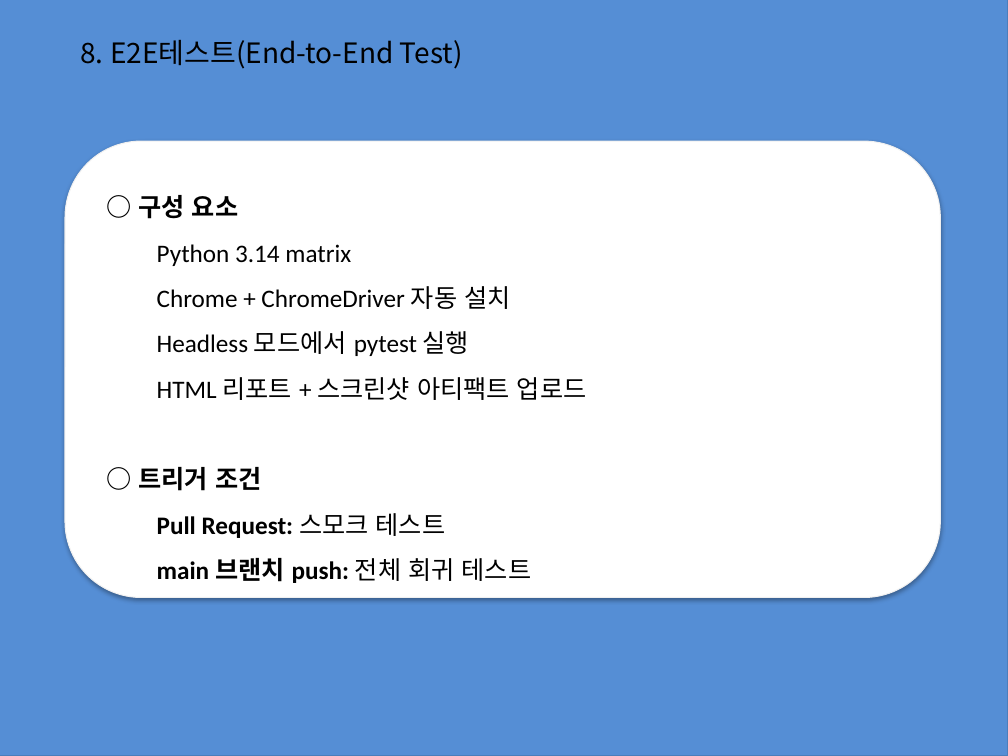
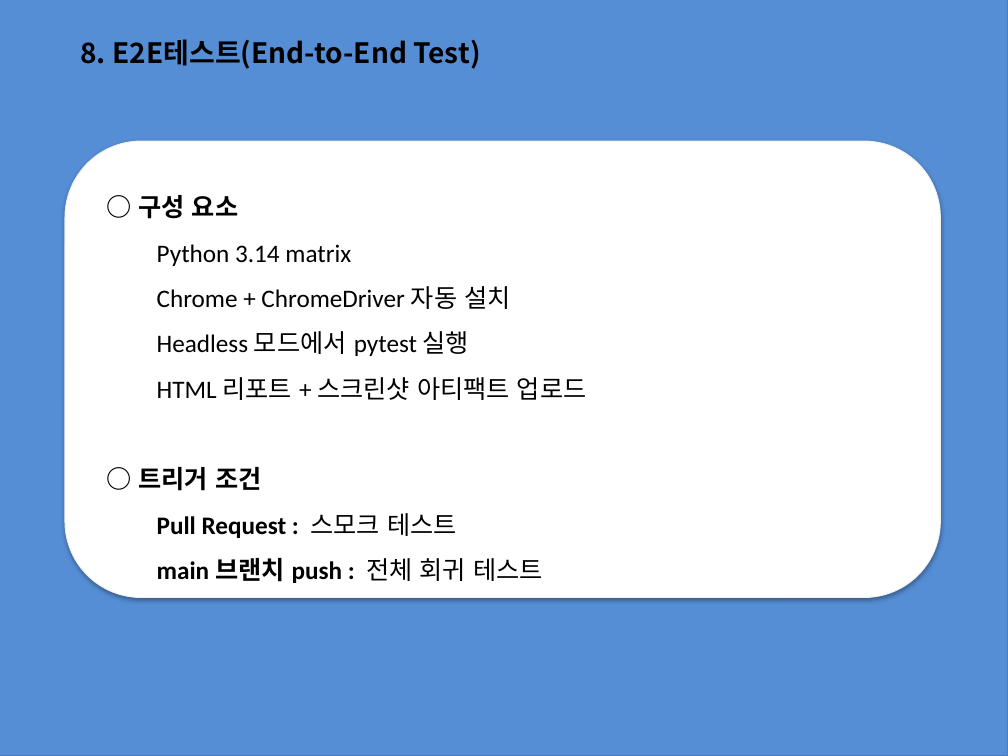
Before and after one commit to jwbaik98/project, a slide deck: slide 21 of 2조 프로젝트 과제(제작중).pptx. Drawn at 1008x756 pixels with LibreOffice and Linux fonts; fonts in the diff are those of the drawing. Boxes give left, top, right and bottom in pixels: in the first picture for what was removed or moved away, otherwise in the second. Text is boxed around its words. In the diff, an @@ line names an element or a change of style, - is before the commit and + after.

```diff
--- a/2조 프로젝트 과제(제작중).pptx
+++ b/2조 프로젝트 과제(제작중).pptx
@@ text "8. E2E테스트(End-to-End Test)" at (x1=80, y1=39, x2=480, y2=69): bold on @@
@@ text at (x1=157, y1=513, x2=543, y2=583): spaces changed @@
-Pull Request: 스모크 테스트
-main 브랜치 push: 전체 회귀 테스트
+Pull Request : 스모크 테스트
+main 브랜치 push : 전체 회귀 테스트
```
Also in this commit, not shown: 8 other slides changed.
